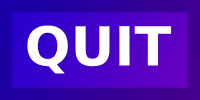
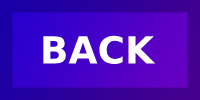
Comparing the layer stacks of the two 200×100 images. Changes:
renamed "QUIT" to "BACK", painted on it over (27, 25, 172, 74)
